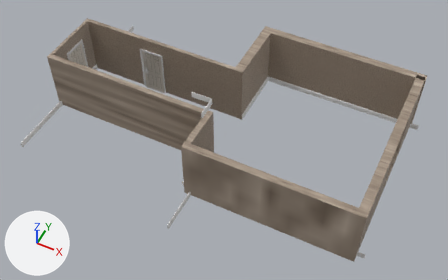
The Blender file Assets/Blender Meshes/window.blend as it was, and as the next commit left it.
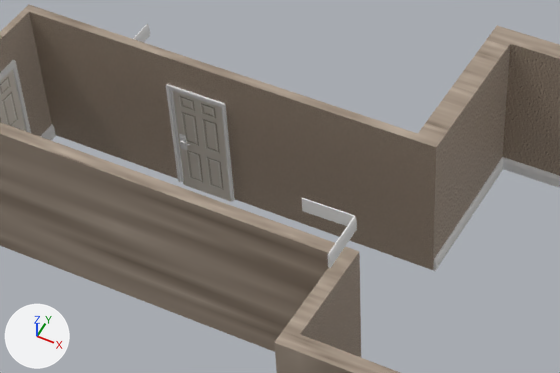
The first picture shows the older version from a 50 mm camera at (96.2, -121.1, 133.9) aimed at (42.4, -13.4, -0.8). The close-ups show both versions on the part from 17% to 65% of the width and 6% to 57% of the height of that picture; other places that the commit changed are outside them. Arrows for +X, +Y and +Z are at lower left; the lights stay in place.
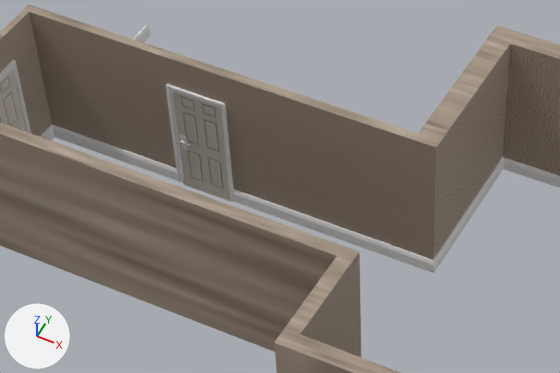
Changed parts and their boxes (x1, y1, x2, y2) in the close-ups (560 x 373 px):
'Cube.022', added
    after: (233, 189, 433, 272)
'Cube.023', added
    after: (52, 125, 178, 181)
'Cube.006', moved
    before: (166, 84, 235, 201)
    after: (166, 84, 234, 202)
'Cube.020', moved
    before: (433, 157, 503, 271)
    after: (433, 156, 504, 271)
'Cube.016', hidden
    before: (302, 198, 355, 226)
'Cube.018', hidden
    before: (328, 216, 357, 268)
'Cube.012', turned
    before: (40, 24, 150, 141)
    after: (40, 24, 151, 141)
'Cube.021', added
    after: (432, 260, 435, 273)

Edits to the bpy script that builds the scene:
```text
Add me_cube_024:
    me_cube_024.from_pydata(...)  # 24 vertices, 22 faces; spans x -1.0..1.0, y -1.0..151.0, z -1.0..1.0
Add me_cube_023:
    me_cube_023.from_pydata(...)  # 24 vertices, 22 faces; spans x -1.0..1.0, y -1.0..151.0, z -1.0..1.0
Add me_cube_018:
    me_cube_018.from_pydata(...)  # 12 vertices, 10 faces; spans x -1.02..1.0, y -1.0..1.0, z -1.0..1.0
Change ob_cube_016:
    add ob_cube_016.hide_set(True)
Change ob_cube_018:
    add ob_cube_018.hide_set(True)
Change ob_cube_020:
    ob_cube_020.location: (41.17, 1.69, -5.73) -> (41.2, 1.48, -5.62)
Change ob_cube_006:
    ob_cube_006.location: (9.92, 1.53, 1.19) -> (9.92, 1.48, 1.19)
Change ob_cube_012:
    ob_cube_012.rotation_euler: (0.0, 0.0, 0.00175) -> (0.0, 0.0, 0.0)  # degrees (0, 0, 0.1) -> degrees (0, 0, 0)
Add ob_cube_023:
    ob_cube_023 = bpy.data.objects.new('Cube.023', me_cube_024)
    ob_cube_023.location = (-13.21, 1.14, -5.62)
    ob_cube_023.rotation_euler = (0.0, 0.0, -1.573)  # degrees (0, 0, -90)
    ob_cube_023.scale = (-0.147, 0.127, 0.937)
Add ob_cube_022:
    ob_cube_022 = bpy.data.objects.new('Cube.022', me_cube_023)
    ob_cube_022.location = (14.06, 1.14, -5.62)
    ob_cube_022.rotation_euler = (-0.00175, 0.0, -1.573)  # degrees (-0.1, 0, -90)
    ob_cube_022.scale = (-0.147, 0.178, 0.937)
Add ob_cube_021:
    ob_cube_021 = bpy.data.objects.new('Cube.021', me_cube_018)
    ob_cube_021.location = (41.2, 1.15, -5.62)
    ob_cube_021.rotation_euler = (0.0, 0.0, -1.571)  # degrees (0, 0, -90)
    ob_cube_021.scale = (0.147, 0.147, 0.949)
```
